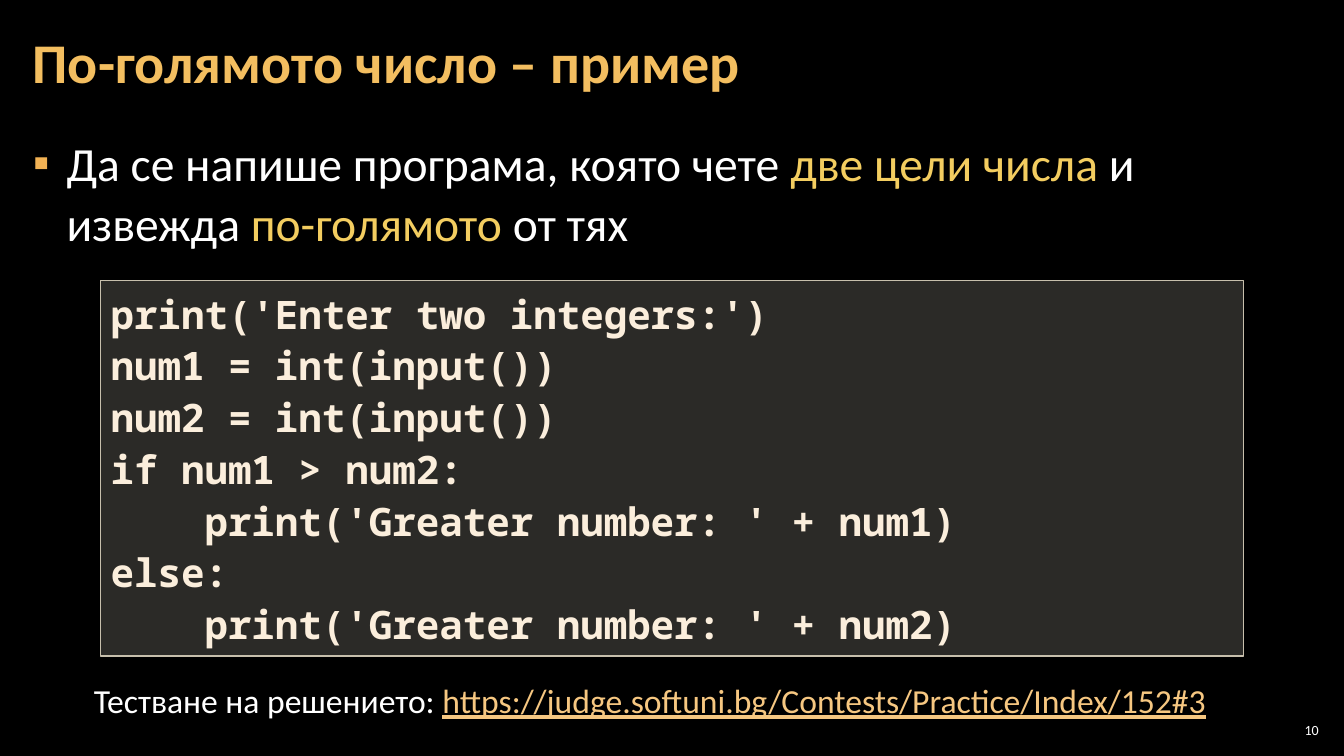
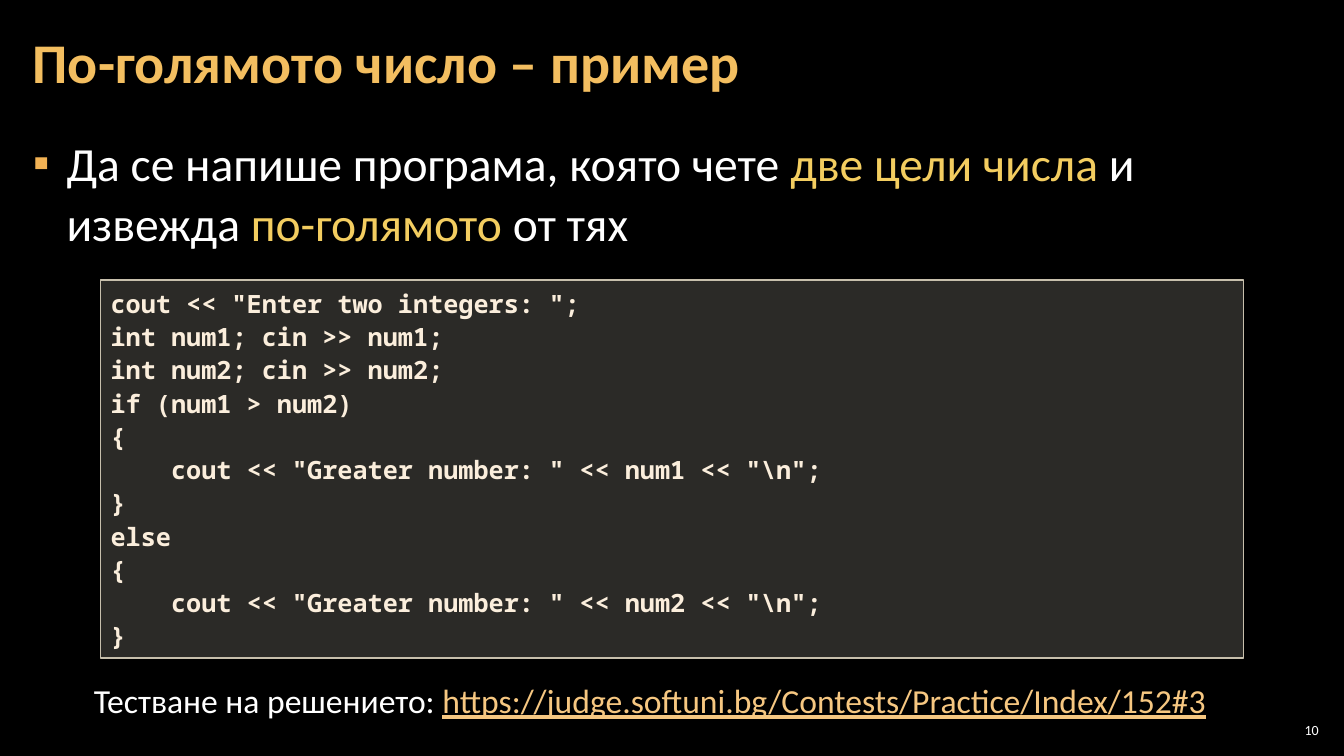
Before and after one commit to Software-University/C-plus-plus, a slide deck: slide 10 of 3. Simple-Conditions/3. Simple-Conditions.pptx. Drawn at 1344x756 pixels with LibreOffice and Linux fonts; fonts in the diff are those of the drawing; background and template pictures are left out. Boxes give left, top, right and bottom in pixels: in the first picture for what was removed or moved away, otherwise in the second. Text is boxed around its words. In the diff, an @@ line names an element or a change of style, - is before the commit and + after.

```diff
--- a/3. Simple-Conditions/3. Simple-Conditions.pptx
+++ b/3. Simple-Conditions/3. Simple-Conditions.pptx
@@ text in rectangle at [111, 293, 822, 616]: text changed; size 28 to 18 pt @@
-print('Enter two integers:')
-num1 = int(input())
-num2 = int(input())
-if num1 > num2:
-print('Greater number: ' + num1)
-else:
-print('Greater number: ' + num2)
+cout << "Enter two integers: ";
+int num1; cin >> num1;
+int num2; cin >> num2;
+if (num1 > num2)
+{
+cout << "Greater number: " << num1 << "\n";
+}
+else
+{
+cout << "Greater number: " << num2 << "\n";
+}
```
Also in this commit, not shown: 13 other slides changed, 1 other file.
